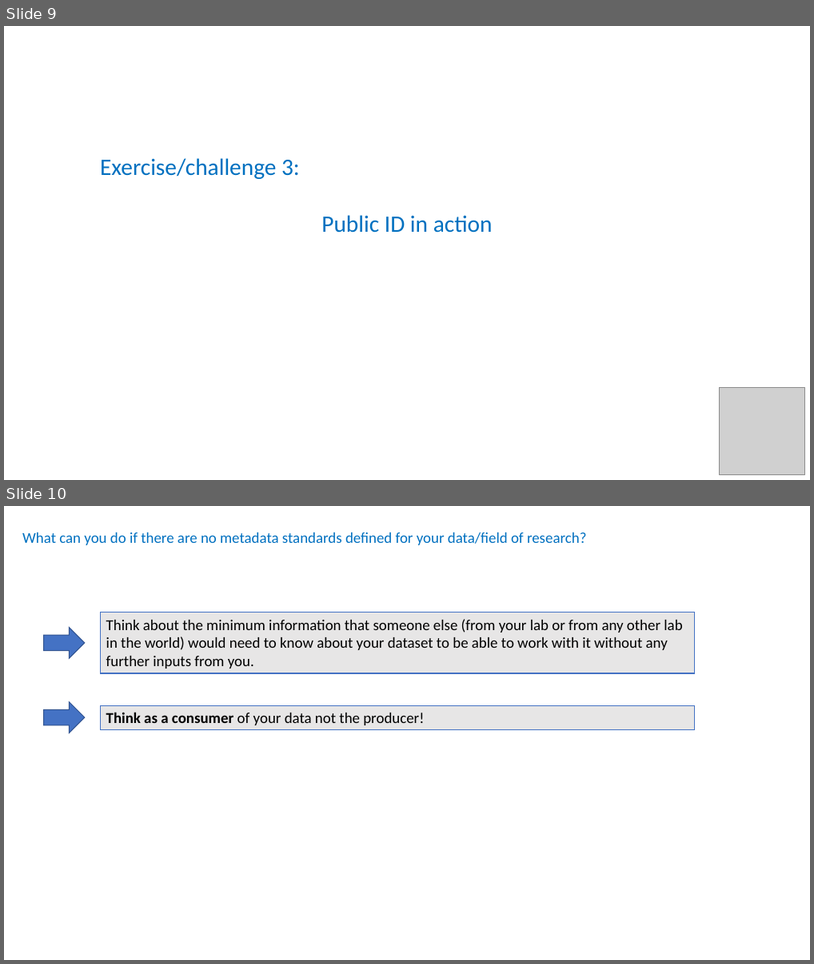
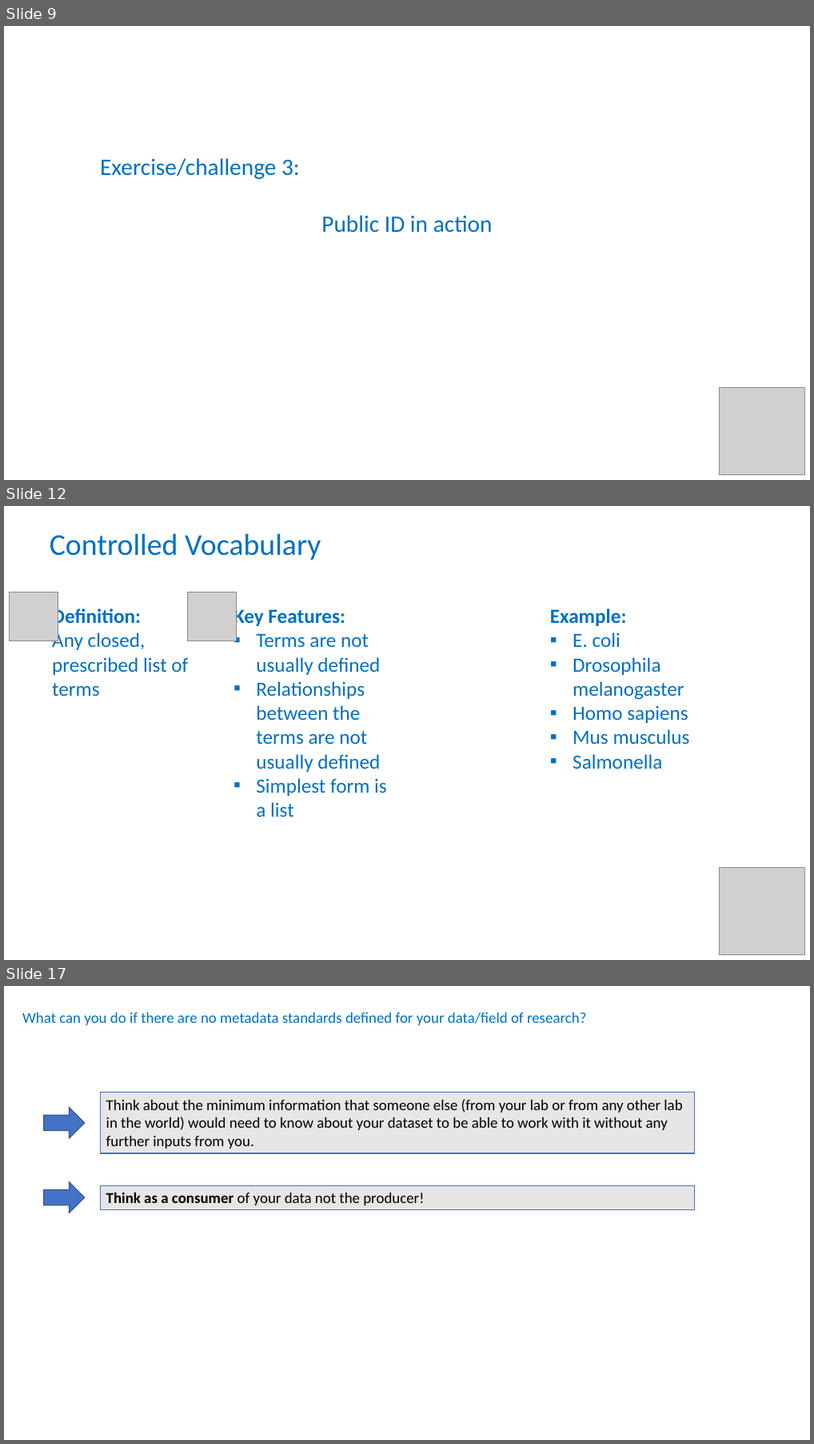
Before and after one commit to tobyhodges/solid-waddle, a slide deck: instructors/05-being-precise.pptx. Shown one above the other, each under a label of ours: slides 9 and 10 before the commit, slides 9, 12 and 17 after it; the slides between them are not shown. The pictures are 814x964 and 814x1444 pixels, drawn with LibreOffice and Linux fonts; fonts in the diff are those of the drawing; grey boxes stand for pictures. Boxes give left, top, right and bottom in pixels: in the first picture for what was removed or moved away, otherwise in the second. Text is boxed around its words. In the diff, an @@ line names an element or a change of style, - is before the commit and + after.

```diff
--- a/instructors/05-being-precise.pptx
+++ b/instructors/05-being-precise.pptx
@@ slide 12 added at (4,506,810,960), background #FFFFFF @@
@@ text added at (50,533,321,560), 36 pt, text #0070C0 @@
+Controlled Vocabulary
@@ picture added at (9,592,58,641) @@
@@ picture added at (187,592,236,641) @@
@@ text added at (52,607,188,696), 24 pt, text #0070C0 @@
+Definition:
+Any closed, prescribed list of terms
@@ text added at (234,607,387,817), 24 pt, text #0070C0 @@
+Key Features:
+▪ Terms are not usually defined
+▪ Relationships between the terms are not usually defined
+▪ Simplest form is a list
@@ text added at (550,608,690,768), 24 pt, text #0070C0 @@
+Example:
+▪ E. coli
+▪ Drosophila melanogaster
+▪ Homo sapiens
+▪ Mus musculus
+▪ Salmonella
@@ picture added at (720,867,805,955) @@
@@ what was slide 10 is now slide 17 @@
```
Also in this commit, not shown: 6 other slides added.
